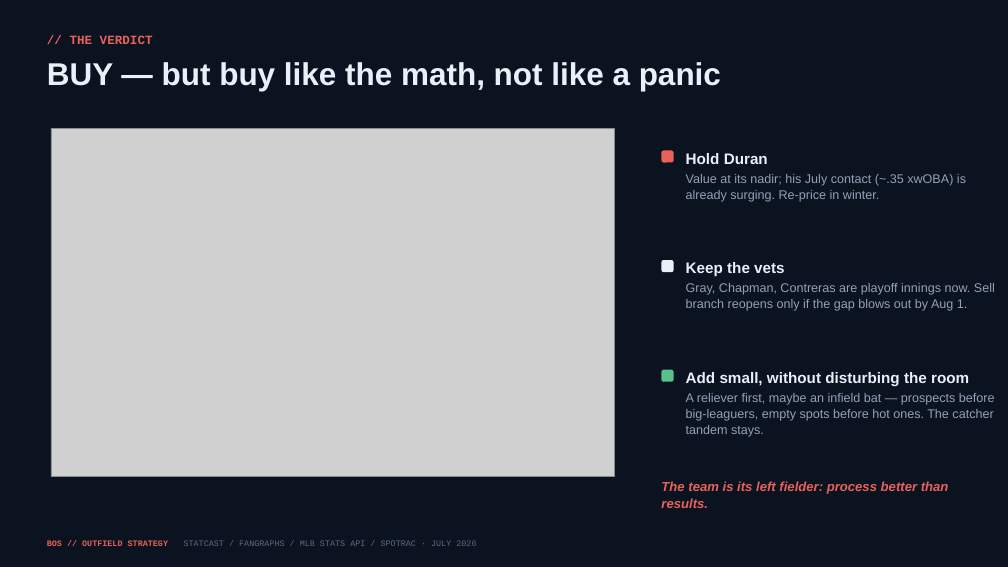
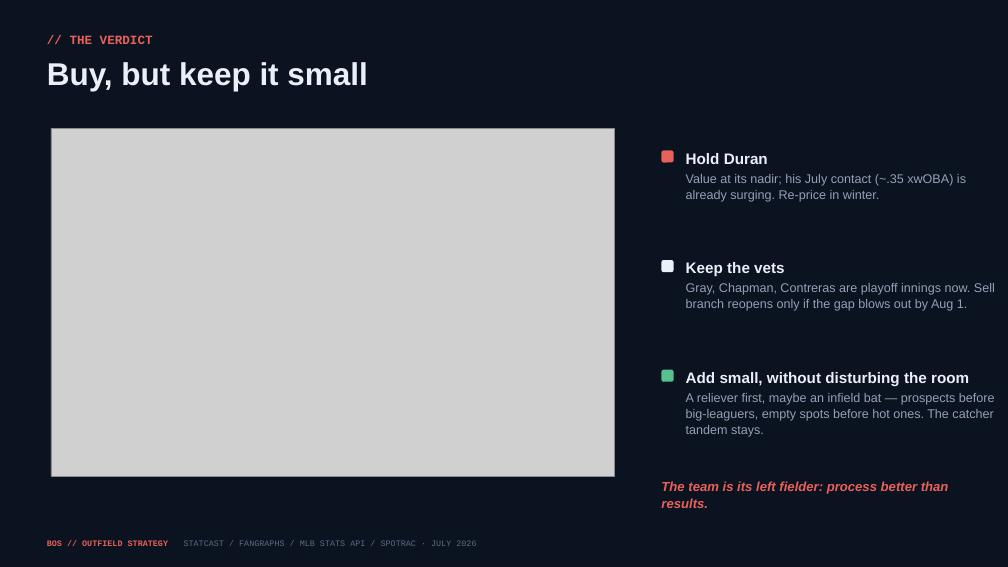
Before and after one commit to justinloo12/jarren-duran-outlier-analysis, a slide deck: slide 3 of outputs/Red_Sox_Outfield_Strategy.pptx. Drawn at 1008x567 pixels with LibreOffice and Linux fonts; fonts in the diff are those of the drawing; grey boxes stand for pictures. Boxes give left, top, right and bottom in pixels: in the first picture for what was removed or moved away, otherwise in the second. Text is boxed around its words. In the diff, an @@ line names an element or a change of style, - is before the commit and + after.

```diff
--- a/outputs/Red_Sox_Outfield_Strategy.pptx
+++ b/outputs/Red_Sox_Outfield_Strategy.pptx
@@ text at [47,62,367,91]: text changed @@
-BUY — but buy like the math, not like a panic
+Buy, but keep it small
```
Also in this commit, not shown: 14 other slides changed, 43 other files.
